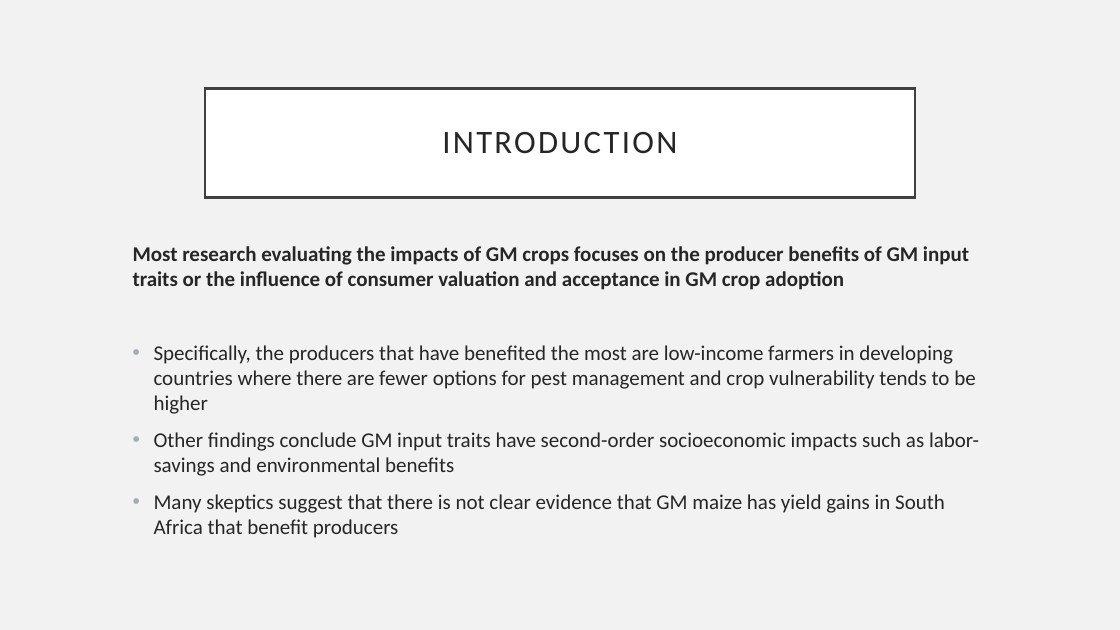
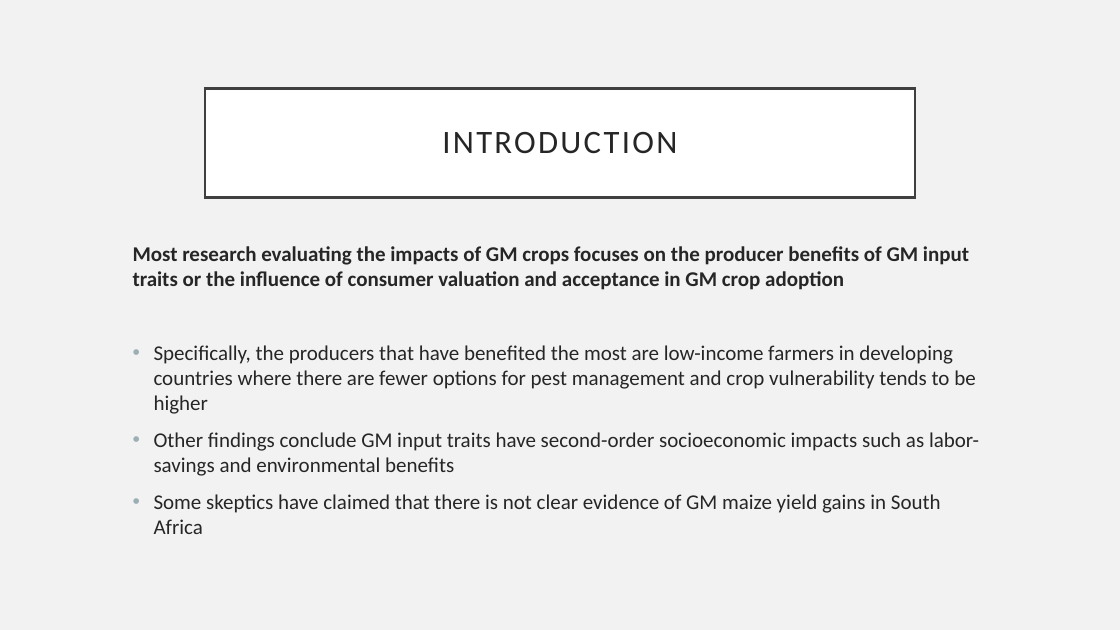
Before and after one commit to cfcooper/maize, a slide deck: slide 3 of SA_maize_AAEA2021.pptx. Drawn at 1120x630 pixels with LibreOffice and Linux fonts; fonts in the diff are those of the drawing. Boxes give left, top, right and bottom in pixels: in the first picture for what was removed or moved away, otherwise in the second. Text is boxed around its words. In the diff, an @@ line names an element or a change of style, - is before the commit and + after.

```diff
--- a/SA_maize_AAEA2021.pptx
+++ b/SA_maize_AAEA2021.pptx
@@ text at (154,494,941,534): text changed @@
-• Many skeptics suggest that there is not clear evidence that GM maize has yield gains in South Africa that benefit producers
+• Some skeptics have claimed that there is not clear evidence of GM maize yield gains in South Africa
```
Also in this commit, not shown: 1 slide added, 1 slide removed, 1 other file.
